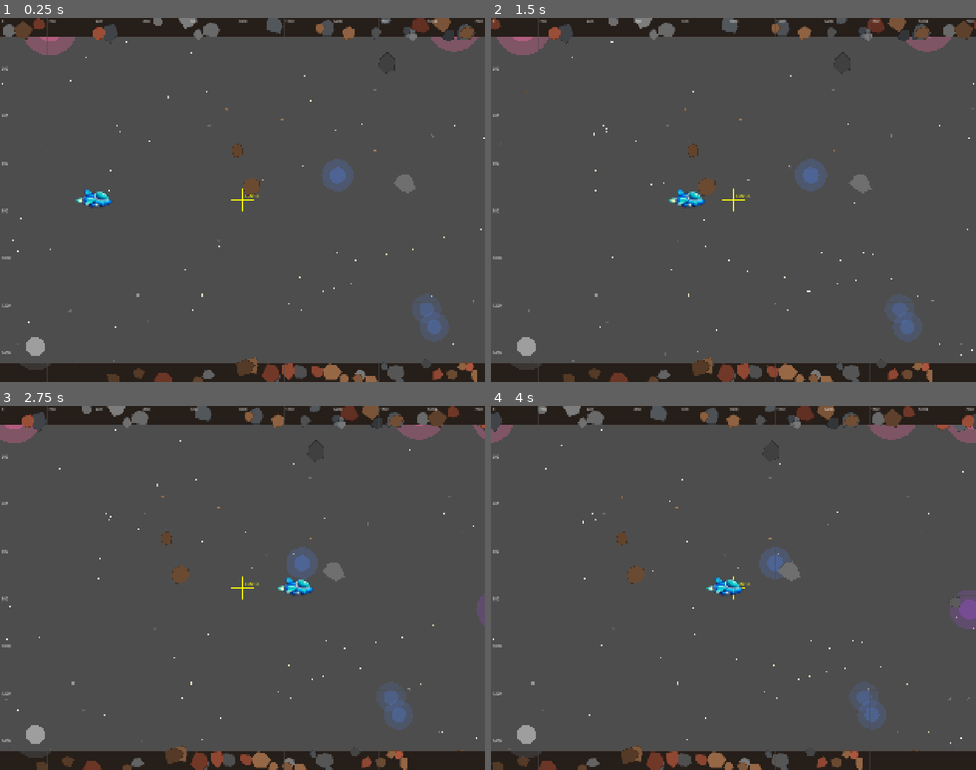
Above: before the commit, frames 1-4 (two rows, left to right).
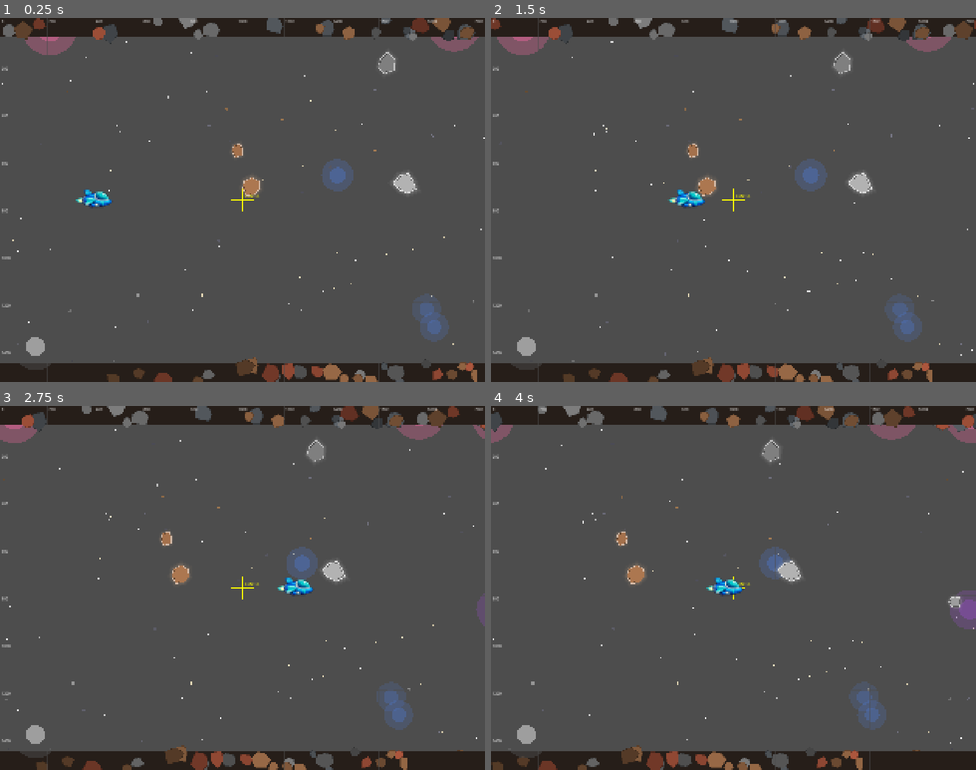
Above: after the commit, the same moments.

Repository: mattzollinhofer/space_scroller
Game: Godot game, scene res://scenes/main.tscn
The game is run twice, just before and just after one commit, with the same random seed, the same clock (stepped at 60 frames per second) and the same inputs.
Inputs (mouse positions are in pixels of both pictures, inside the frame that each line leads up to):
- Up to frame 1 (0.25 s): no input
- Up to frame 2 (1.5 s): move the mouse to (840, 181) at 0.52 s; hold D (move_right) 0.53-1.25 s; click (840, 181) at 0.67 s; drag from (636, 218) to (699, 149) at 1.27 s
- Up to frame 3 (2.75 s): move the mouse to (291, 507) at 2.02 s; hold D (move_right) from 2.03 s (still down)
- Up to frame 4 (4 s): release D (move_right) at 2.75 s; drag from (709, 660) to (806, 449) at 2.77 s; move the mouse to (879, 642) at 3.52 s; hold A (move_left) from 3.53 s (still down)

The runs differ from the first frame. In frame 1, 0.6% of the frame differs, in the area x 47-86%, y 9-49%; in frame 2, 0.6%; in frame 3, 0.6%; in frame 4, 0.7%, in the area x 25-98%, y 9-56%.

Commit message:
Make asteroids more visible with glow and bright outline
Players can now more easily spot incoming asteroids against the space
background. Asteroids now have brighter base colors, a subtle outer
glow effect, and a high-contrast outline to make edges pop.

Co-Authored-By: Claude <noreply@anthropic.com>

Diff:
--- a/scripts/obstacles/asteroid.gd
+++ b/scripts/obstacles/asteroid.gd
@@ -61,23 +61,23 @@
 
 
 func _get_asteroid_color(rng: RandomNumberGenerator) -> Color:
-	# Rocky browns and grays (matching asteroid_boundaries.gd)
+	# Brighter rocky browns and grays for better visibility
 	var color_choice = rng.randi() % 4
-	var brightness = rng.randf_range(0.25, 0.5)
+	var brightness = rng.randf_range(0.45, 0.7)
 
 	match color_choice:
 		0:
-			# Dark brown
+			# Warm brown
 			return Color(brightness * 1.3, brightness * 0.9, brightness * 0.6)
 		1:
-			# Gray
-			return Color(brightness, brightness, brightness)
+			# Light gray
+			return Color(brightness * 1.1, brightness * 1.1, brightness * 1.1)
 		2:
 			# Reddish brown
-			return Color(brightness * 1.4, brightness * 0.7, brightness * 0.5)
+			return Color(brightness * 1.4, brightness * 0.75, brightness * 0.55)
 		3:
-			# Dark gray
-			return Color(brightness * 0.8, brightness * 0.85, brightness * 0.9)
+			# Blue-gray
+			return Color(brightness * 0.85, brightness * 0.9, brightness * 1.0)
 		_:
 			return Color(brightness, brightness, brightness)
 
@@ -99,15 +99,37 @@
 	for v in _vertices:
 		rotated_vertices.append(v.rotated(_rotation_angle))
 
+	# Draw outer glow effect (multiple layers, progressively larger and more transparent)
+	var glow_color = _color.lightened(0.3)
+	for glow_layer in range(3, 0, -1):
+		var glow_scale = 1.0 + (glow_layer * 0.15)
+		var glow_alpha = 0.15 / glow_layer
+		var glow_vertices = PackedVector2Array()
+		for v in rotated_vertices:
+			glow_vertices.append(v * glow_scale)
+		var layer_color = Color(glow_color.r, glow_color.g, glow_color.b, glow_alpha)
+		draw_colored_polygon(glow_vertices, layer_color)
+
 	# Draw the asteroid polygon
 	draw_colored_polygon(rotated_vertices, _color)
 
-	# Draw a slightly darker outline for depth
-	var outline_color = _color.darkened(0.3)
+	# Draw bright highlight outline for contrast
+	var outline_color = _color.lightened(0.5)
 	for i in range(rotated_vertices.size()):
 		var start = rotated_vertices[i]
 		var end = rotated_vertices[(i + 1) % rotated_vertices.size()]
-		draw_line(start, end, outline_color, 2.0)
+		draw_line(start, end, outline_color, 3.0)
+
+	# Draw inner dark edge for depth
+	var inner_color = _color.darkened(0.4)
+	var inner_scale = 0.85
+	var inner_vertices = PackedVector2Array()
+	for v in rotated_vertices:
+		inner_vertices.append(v * inner_scale)
+	for i in range(inner_vertices.size()):
+		var start = inner_vertices[i]
+		var end = inner_vertices[(i + 1) % inner_vertices.size()]
+		draw_line(start, end, inner_color, 1.5)
 
 
 func _on_body_entered(body: Node2D) -> void:
